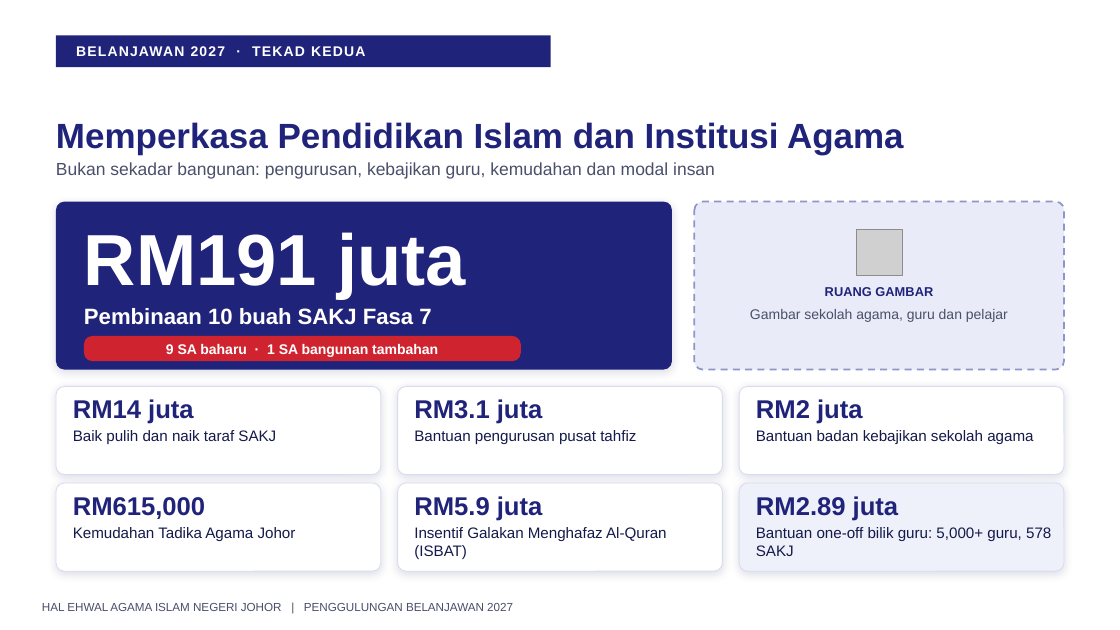
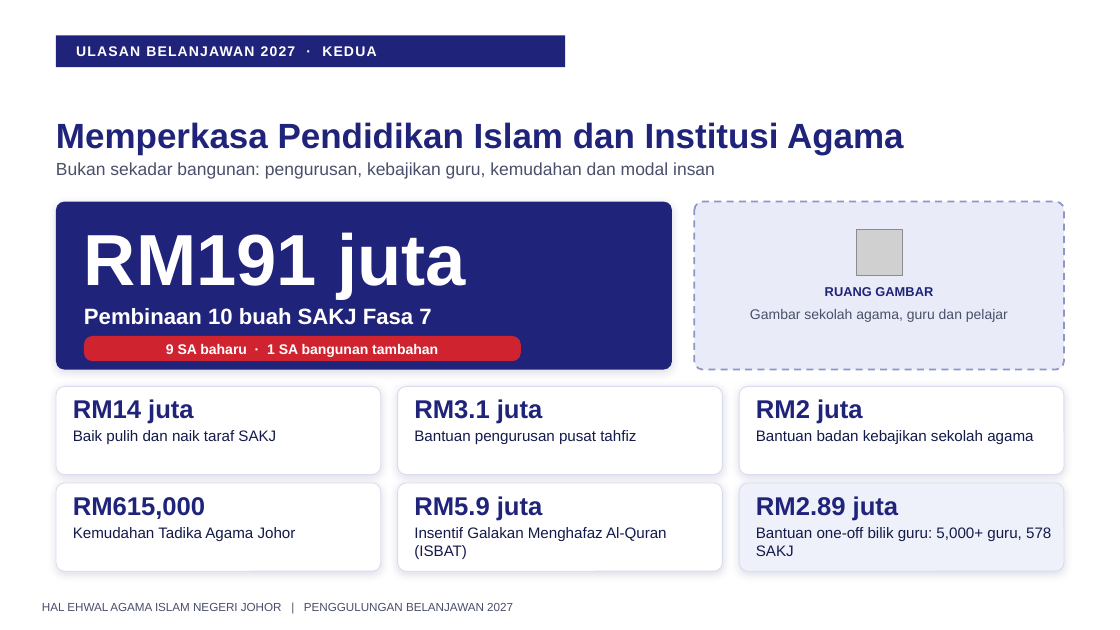
Before and after one commit to nawaljoe/Nawal, a slide deck: slide 19 of output/Penggulungan_Hal_Ehwal_Agama_Islam_2027_16x9.pptx. Drawn at 1120x630 pixels with LibreOffice and Linux fonts; fonts in the diff are those of the drawing; grey boxes stand for pictures; background and template pictures are left out. Boxes give left, top, right and bottom in pixels: in the first picture for what was removed or moved away, otherwise in the second. Text is boxed around its words. In the diff, an @@ line names an element or a change of style, - is before the commit and + after.

```diff
--- a/output/Penggulungan_Hal_Ehwal_Agama_Islam_2027_16x9.pptx
+++ b/output/Penggulungan_Hal_Ehwal_Agama_Islam_2027_16x9.pptx
@@ rectangle: place and size @@
-rectangle at (56, 35, 551, 67)
+rectangle at (56, 35, 565, 67)
@@ text at (76, 46, 376, 56): text changed @@
-BELANJAWAN 2027 · TEKAD KEDUA
+ULASAN BELANJAWAN 2027 · KEDUA
```
Also in this commit, not shown: 4 other slides changed, 1 other file.
